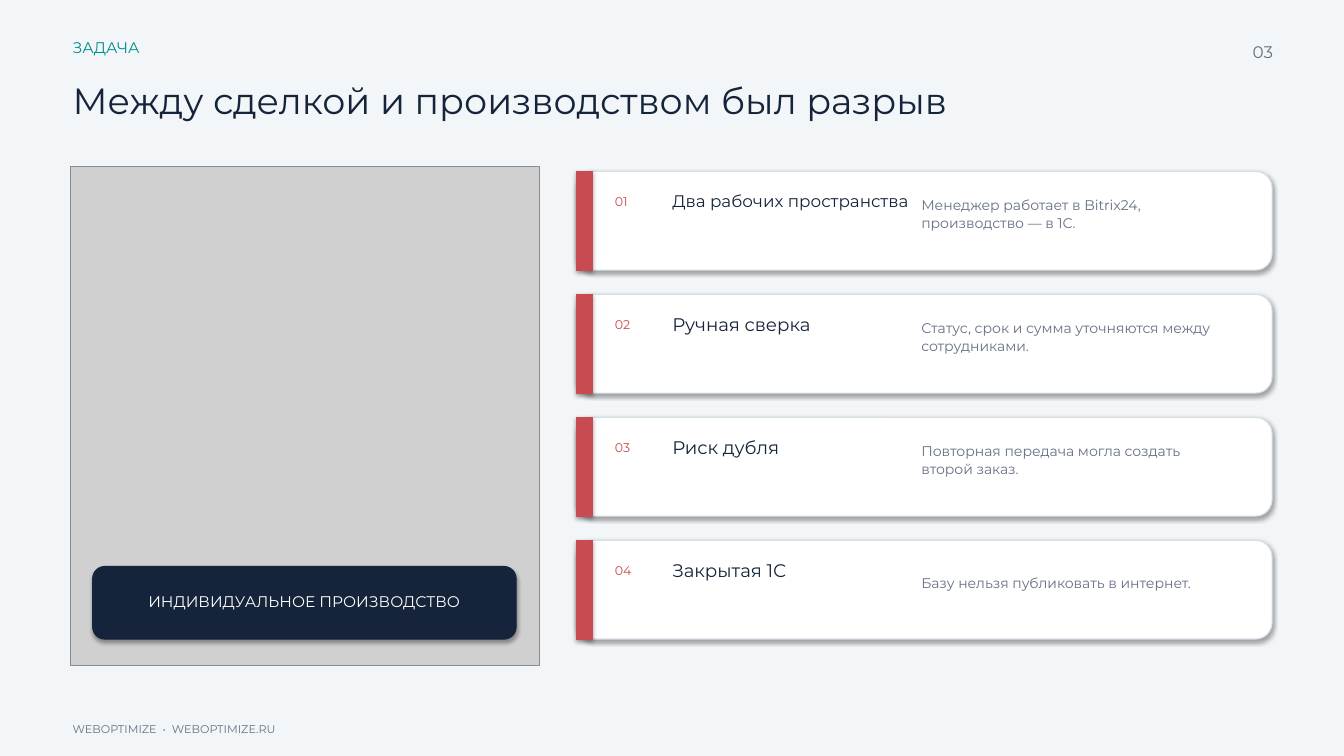
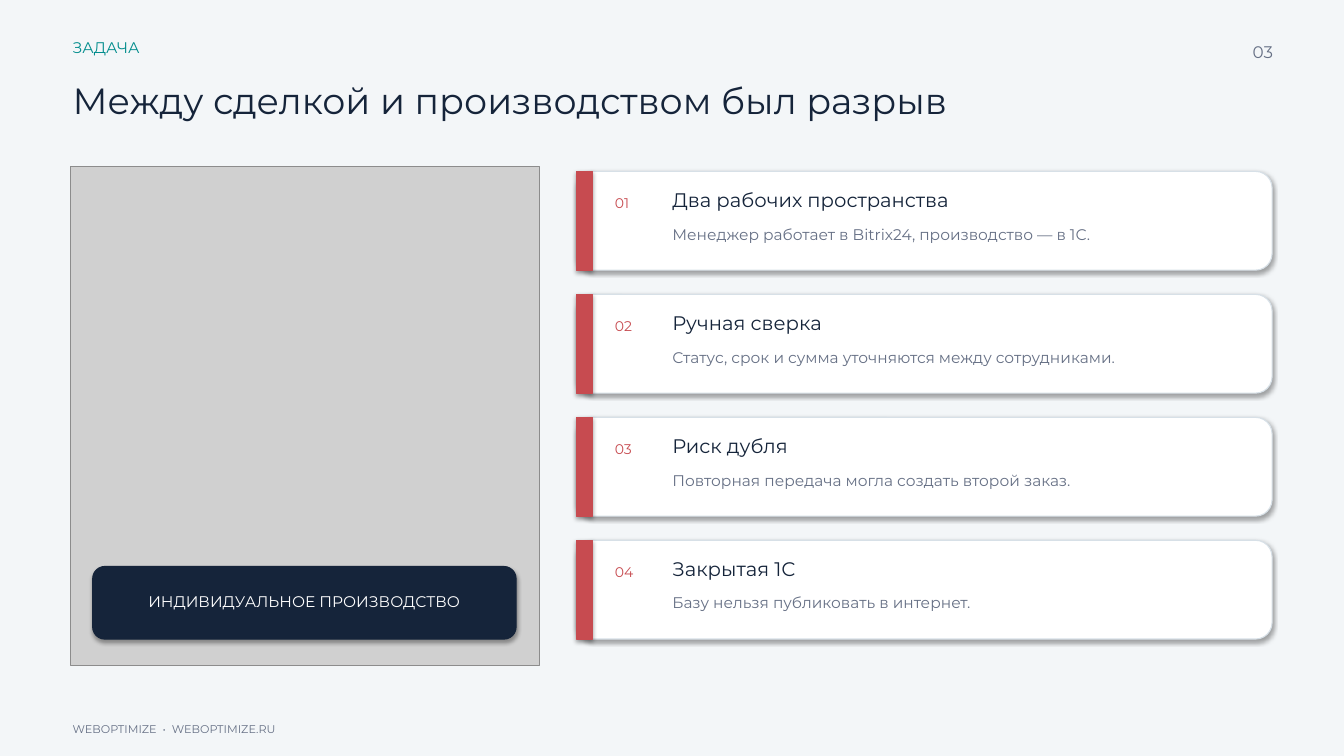
Before and after one commit to expertvizoff-cpu/ptz-steklo-case-files, a slide deck: slide 3 of downloads/ptz-steklo-weboptimize-case.pptx. Drawn at 1344x756 pixels with LibreOffice and Linux fonts; fonts in the diff are those of the drawing; grey boxes stand for pictures. Boxes give left, top, right and bottom in pixels: in the first picture for what was removed or moved away, otherwise in the second. Text is boxed around its words. In the diff, an @@ line names an element or a change of style, - is before the commit and + after.

```diff
--- a/downloads/ptz-steklo-weboptimize-case.pptx
+++ b/downloads/ptz-steklo-weboptimize-case.pptx
@@ text "Два рабочих пространства" at bbox=[672, 192, 948, 211]: size 12 to 14 pt @@
@@ text "Менеджер работает в Bitrix24, производство ...": place and size @@
-text "Менеджер работает в Bitrix24, производство ..." at bbox=[921, 199, 1141, 231]
+text "Менеджер работает в Bitrix24, производство ..." at bbox=[672, 228, 1090, 243]
@@ text "Статус, срок и сумма уточняются ...": place and size @@
-text "Статус, срок и сумма уточняются ..." at bbox=[921, 323, 1210, 354]
+text "Статус, срок и сумма уточняются ..." at bbox=[672, 352, 1115, 366]
@@ size 13 to 14 pt in 3 elements at bbox=[672, 562, 795, 580], bbox=[672, 316, 822, 334], bbox=[672, 438, 788, 457] @@
@@ text "Повторная передача могла создать второй ...": place and size @@
-text "Повторная передача могла создать второй ..." at bbox=[921, 446, 1181, 477]
+text "Повторная передача могла создать второй ..." at bbox=[672, 475, 1070, 489]
@@ size 9 to 10 pt in 4 elements at bbox=[615, 198, 629, 208], bbox=[615, 321, 632, 331], bbox=[615, 444, 632, 454], bbox=[615, 567, 633, 577] @@
@@ size 10 to 11 pt; vertical alignment middle to top in 4 elements at bbox=[672, 228, 1090, 243], bbox=[672, 352, 1115, 366], bbox=[672, 475, 1070, 489], bbox=[672, 596, 971, 611] @@
@@ text "Базу нельзя публиковать в интернет.": place and size @@
-text "Базу нельзя публиковать в интернет." at bbox=[921, 577, 1191, 591]
+text "Базу нельзя публиковать в интернет." at bbox=[672, 596, 971, 611]
```
Also in this commit, not shown: 5 other slides changed, 1 other file.
